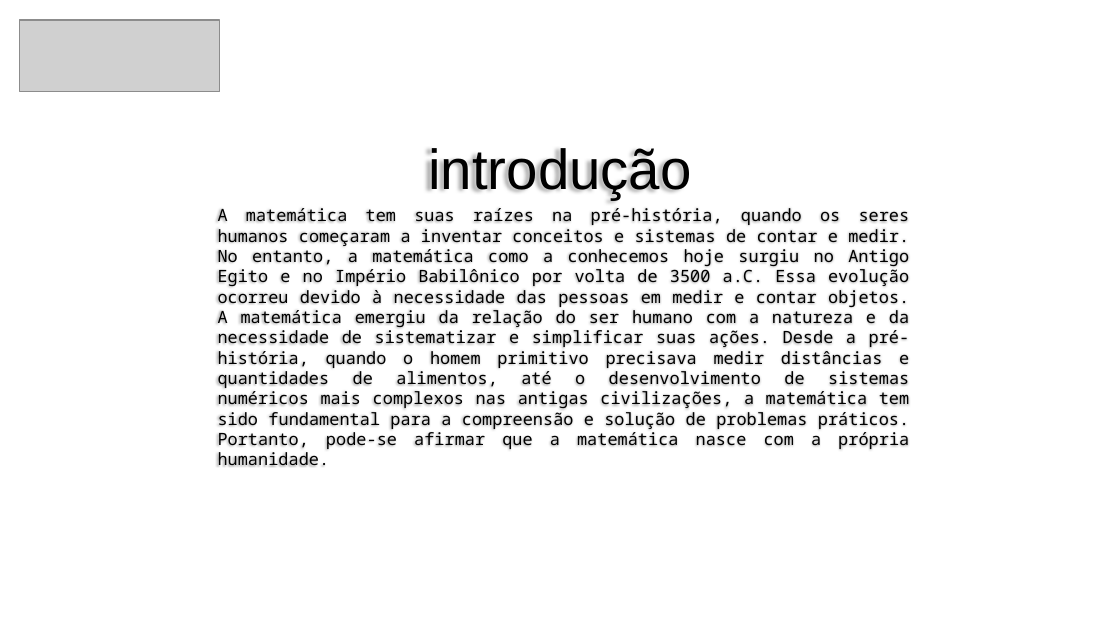
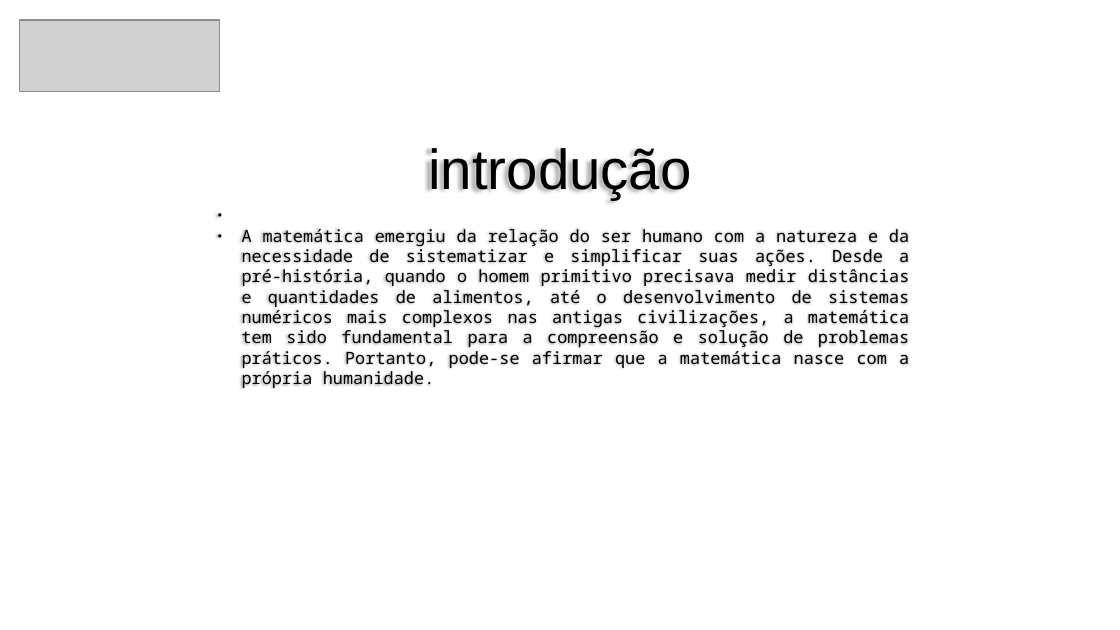
Before and after one commit to carlosycs/atvs.aula, a slide deck: slide 4 of histmat1.odp (slide 3 before the commit). Drawn at 1120x630 pixels with LibreOffice and Linux fonts; fonts in the diff are those of the drawing; grey boxes stand for pictures. Boxes give left, top, right and bottom in pixels: in the first picture for what was removed or moved away, otherwise in the second. Text is boxed around its words. In the diff, an @@ line names an element or a change of style, - is before the commit and + after.

```diff
--- a/histmat1.odp
+++ b/histmat1.odp
@@ text at (242, 229, 910, 388): text changed @@
-A matemática tem suas raízes na pré-história, quando os seres humanos começaram a inventar conceitos e sistemas de contar e medir. No entanto, a matemática como a conhecemos hoje surgiu no Antigo Egito e no Império Babilônico por volta de 3500 a.C. Essa evolução ocorreu devido à necessidade das pessoas em medir e contar objetos. A matemática emergiu da relação do ser humano com a natureza e da necessidade de sistematizar e simplificar suas ações. Desde a pré-história, quando o homem primitivo precisava medir distâncias e quantidades de alimentos, até o desenvolvimento de sistemas numéricos mais complexos nas antigas civilizações, a matemática tem sido fundamental para a compreensão e solução de problemas práticos. Portanto, pode-se afirmar que a matemática nasce com a própria humanidade.
+● A matemática emergiu da relação do ser humano com a natureza e da necessidade de sistematizar e simplificar suas ações. Desde a pré-história, quando o homem primitivo precisava medir distâncias e quantidades de alimentos, até o desenvolvimento de sistemas numéricos mais complexos nas antigas civilizações, a matemática tem sido fundamental para a compreensão e solução de problemas práticos. Portanto, pode-se afirmar que a matemática nasce com a própria humanidade.
```
Also in this commit, not shown: 5 other slides changed, 3 slides added.
